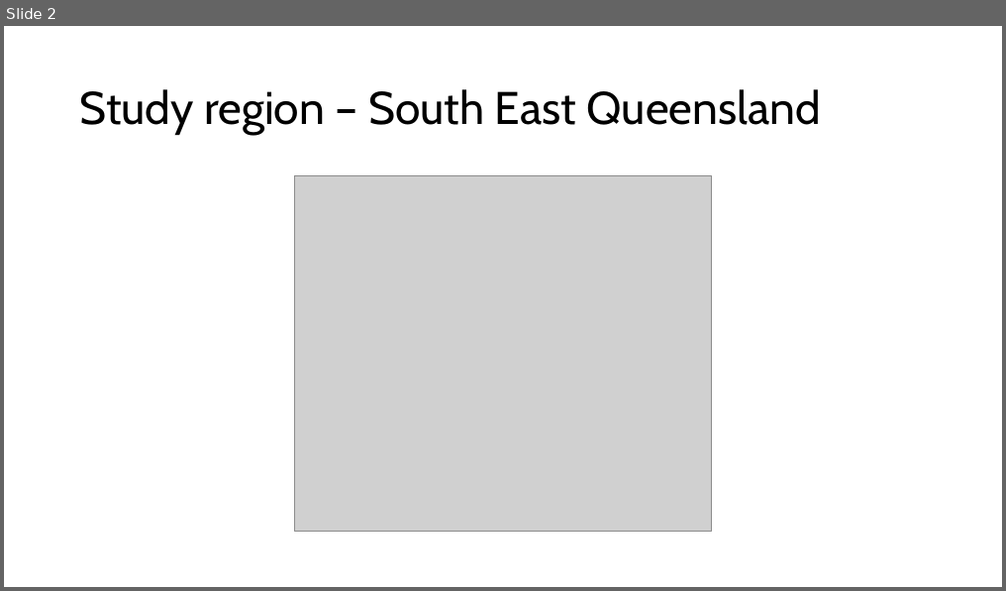
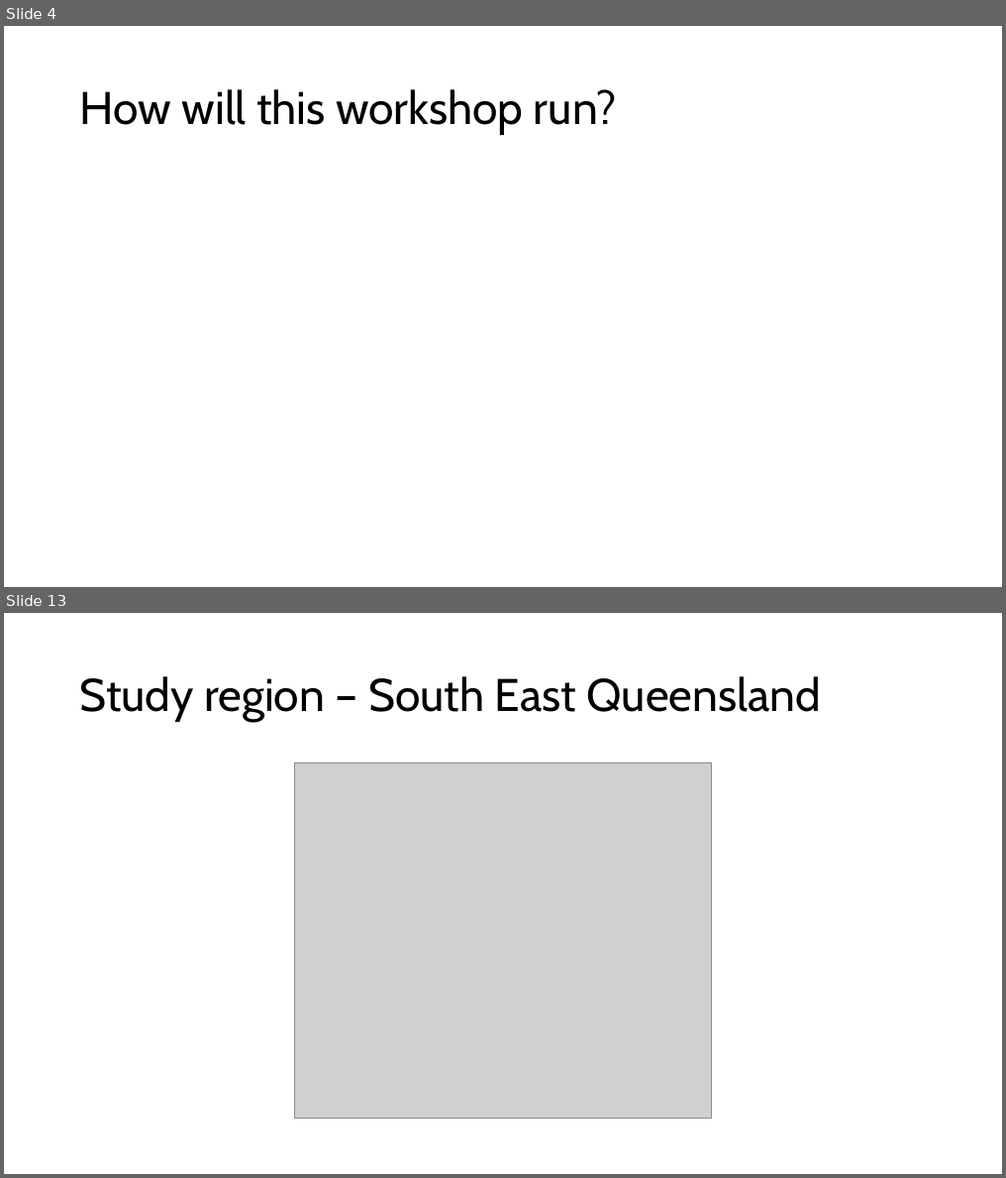
Before and after one commit to patch105/ICCB_koala_sdm, a slide deck: ICC_koala_sdm_slides.pptx. Shown one above the other, each under a label of ours: slide 2 before the commit, slides 4 and 13 after it; the slides between them are not shown. The pictures are 1006x591 and 1006x1178 pixels, drawn with LibreOffice and Linux fonts; fonts in the diff are those of the drawing; grey boxes stand for pictures. Boxes give left, top, right and bottom in pixels: in the first picture for what was removed or moved away, otherwise in the second. Text is boxed around its words. In the diff, an @@ line names an element or a change of style, - is before the commit and + after.

```diff
--- a/ICC_koala_sdm_slides.pptx
+++ b/ICC_koala_sdm_slides.pptx
@@ slide 4 added at (x1=4, y1=26, x2=1002, y2=587), background #FFFFFF @@
@@ title added at (x1=80, y1=89, x2=617, y2=135), 44 pt, text #000000 @@
+How will this workshop run?
@@ what was slide 2 is now slide 13 @@
```
Also in this commit, not shown: 11 other slides added, 1 slide removed.
